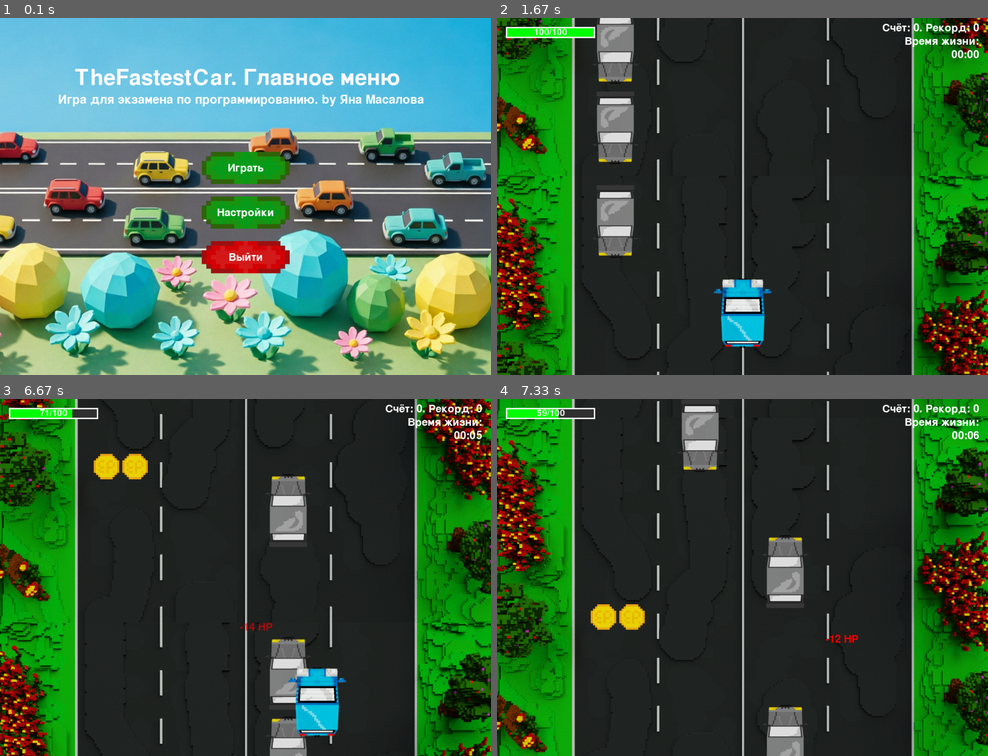
Above: before the commit, frames 1-4 (two rows, left to right).
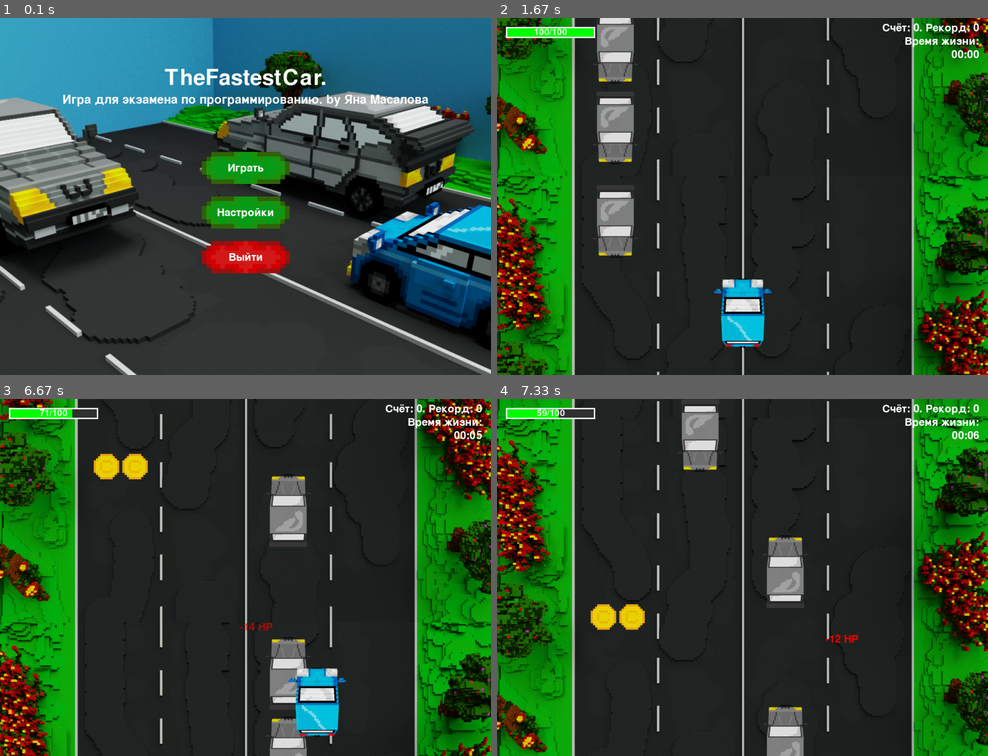
Above: after the commit, the same moments.

Repository: KidIsKing/TheFastestCar
Game: pygame game, started from src/main.py
Same seed, same stepped clock (60 frames per second), same inputs: the game is played once before the commit and once after it.
Inputs (mouse positions are in pixels of both pictures, inside the frame that each line leads up to):
- Up to frame 1 (0.1 s): no input
- Up to frame 2 (1.67 s): click "Играть" at 0.88 s; hold Up 1.17-1.63 s; move the mouse to (899, 185) at 1.2 s
- Up to frame 3 (6.67 s): hold Right 1.67-2.13 s; hold Left 2.17-2.7 s; hold Down 2.73-3.03 s; hold Left 3.07-3.47 s; hold Up 3.5-3.87 s; hold Right 3.9-4.53 s; hold Down 4.57-4.93 s; hold Left 4.97-5.43 s; hold Right 5.47-5.93 s; hold Up 5.97-6.27 s; hold Right from 6.3 s (still down)
- Up to frame 4 (7.33 s): release Right at 6.77 s; hold Left from 6.8 s (still down)

The runs differ from the first frame. In frame 1, 92% of the frame differs, in the area x 0-100%, y 0-100%; in frame 2, nothing differs; in frame 3, less than 0.1%; in frame 4, less than 0.1%.

Commit message:
visual update for menu

Diff:
--- a/src/entities.py
+++ b/src/entities.py
@@ -4,29 +4,11 @@
 from button import create_buttons
 from settings import settings
 from constants import (
-    ASSETS,
-    WIDTH,
-    HEIGHT,
-    ROAD_SPEED,
-    PLAYER_HITBOX_DECREASE,
-    PLAYER_OFFSET_X,
-    BUTTON_SPACING,
-    START_Y_POS_PLAYER,
-    ROAD_LEFT_BORDER,
-    ROAD_RIGHT_BORDER,
-    ENEMY_HITBOX_DECREASE,
-    ENEMY_OFFSET_X,
-    LANE_POSITIONS,
-    HEALTH_BAR_WIDTH,
-    HEALTH_BAR_HEIGHT,
-    HEALTH_BAR_X,
-    HEALTH_BAR_Y,
-    HEALTH_BAR_BORDER,
-    WHITE,
-    BLACK,
-    GREEN,
-    YELLOW,
-    RED,
+    ASSETS, WIDTH, HEIGHT, ROAD_SPEED, PLAYER_HITBOX_DECREASE, PLAYER_OFFSET_X,
+    BUTTON_SPACING, START_Y_POS_PLAYER, ROAD_LEFT_BORDER, ROAD_RIGHT_BORDER,
+    ENEMY_HITBOX_DECREASE, ENEMY_OFFSET_X, LANE_POSITIONS, HEALTH_BAR_WIDTH,
+    HEALTH_BAR_HEIGHT, HEALTH_BAR_X, HEALTH_BAR_Y, HEALTH_BAR_BORDER,
+    WHITE, BLACK, GREEN, YELLOW, RED
 )
 
 
--- a/src/menu_manager.py
+++ b/src/menu_manager.py
@@ -119,12 +119,23 @@
     def draw_background(self, background):
         """Базовая отрисовка фона"""
         self.screen.fill(BLACK)
-        self.screen.blit(background, (-350, -100))
-
-    def draw_text(self, text, font, color, x_pos, y_pos):
+        background = pygame.transform.smoothscale(
+            background,
+            (
+                int(background.get_width() * 1.2),
+                int(background.get_height() * 1.2),
+            ),
+        )
+        self.screen.blit(background, (-50, 0))
+
+    def draw_text(self, text, font, color, x_pos, y_pos, center=False):
         """Отрисовка текста."""
         text_surface = font.render(text, True, color)
-        self.screen.blit(text_surface, (x_pos, y_pos))
+        if center:
+            text_rect = text_surface.get_rect(centerx=x_pos, y=y_pos)
+        else:
+            text_rect = text_surface.get_rect(topleft=(x_pos, y_pos))
+        self.screen.blit(text_surface, text_rect)
 
     def draw_buttons(self):
         "Базовая отрисовка кнопок."
@@ -136,17 +147,20 @@
         """Отрисовка главного меню."""
         self.draw_background(self.main_background)
         self.draw_text(
-            "TheFastestCar. Главное меню",
+            "TheFastestCar.",
             self.first_font,
             WHITE,
-            168,
-            110)
+            WIDTH // 2,
+            110,
+            center=True
+        )
         self.draw_text(
             "Игра для экзамена по программированию. by Яна Масалова",
             self.second_font,
             WHITE,
-            130,
+            WIDTH // 2,
             170,
+            center=True
         )
         # Обработка и отрисовка кнопок
         self.draw_buttons()
@@ -154,7 +168,14 @@
     def draw_settings_menu(self):
         """Отрисовка меню настроек."""
         self.draw_background(self.main_background)
-        self.draw_text("Настройки", self.first_font, WHITE, 415, 110)
+        self.draw_text(
+            "Настройки",
+            self.first_font,
+            WHITE,
+            WIDTH // 2,
+            110,
+            center=True
+        )
 
         # Показываем текущее состояние встречки
         traffic_status = "ВКЛ" if settings.oncoming_traffic_enabled else "ВЫКЛ"
@@ -162,8 +183,9 @@
             f"Встречка: {traffic_status}",
             self.second_font,
             WHITE,
-            440,
-            230
+            WIDTH // 2,
+            230,
+            center=True
         )
 
         # Обработка и отрисовка кнопок
Binary file changed: assets/images/background_menu.png
Binary file changed: assets/images/bonuses/ex.png
